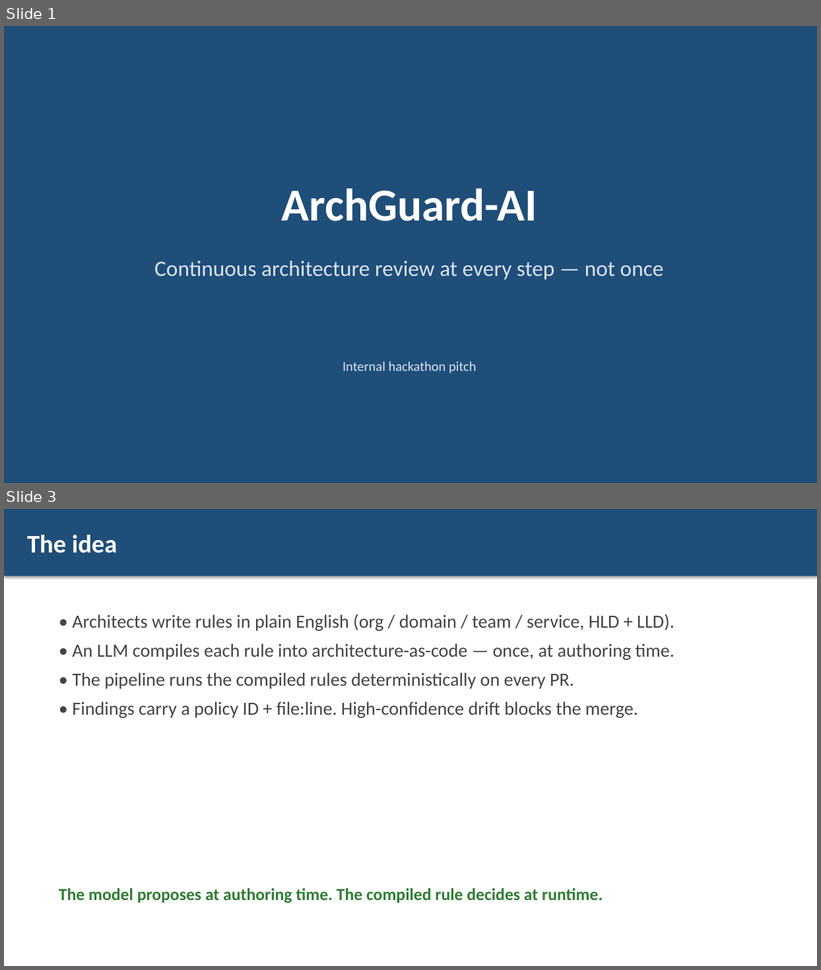
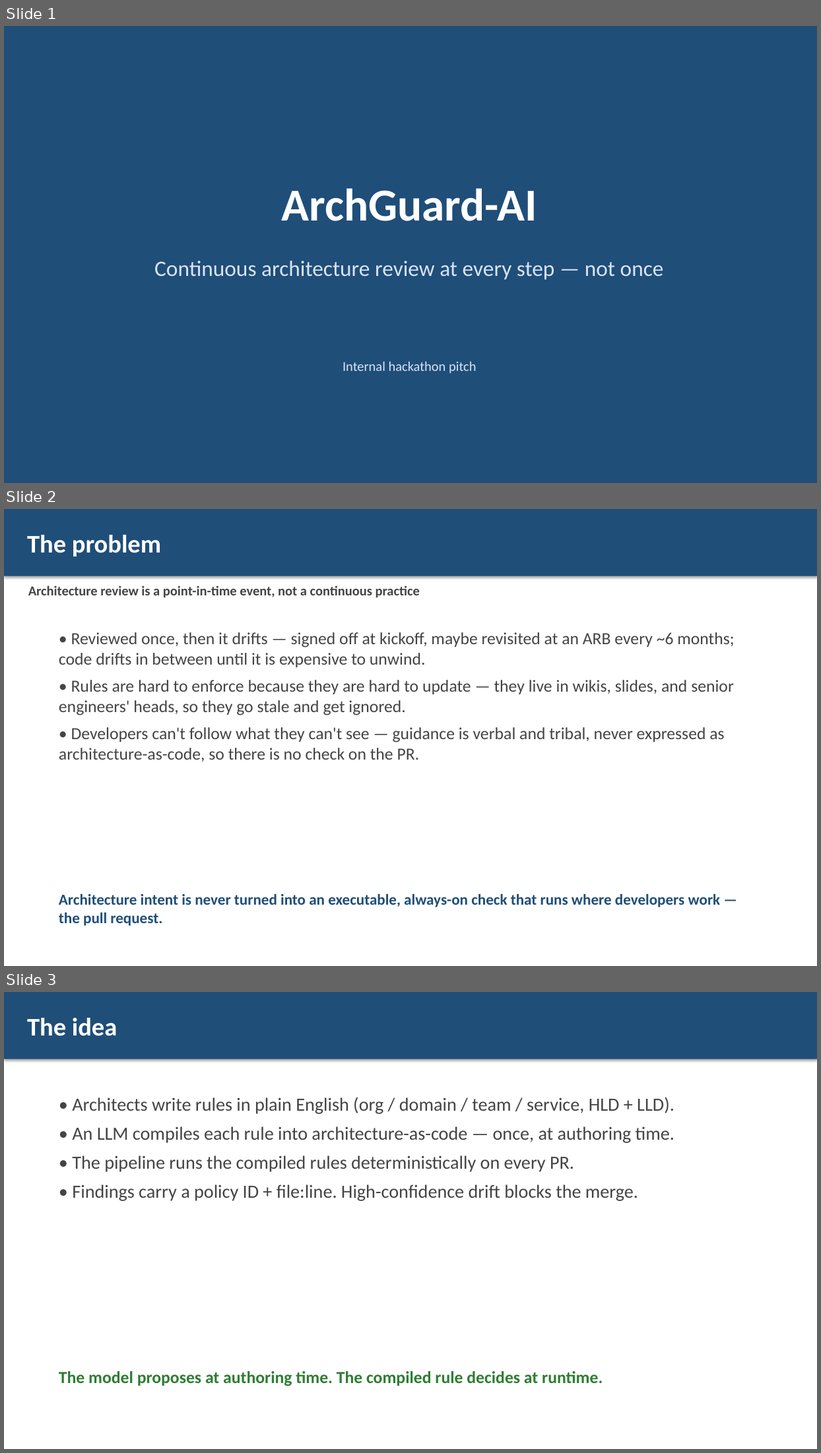
Before and after one commit to Anilinfo2015/ArchGuard-Agent, a slide deck: pitch/ArchGuard-Pitch.pptx. Shown one above the other, each under a label of ours: slides 1 and 3 before the commit, slides 1, 2 and 3 after it; the slides between them are not shown. The pictures are 821x970 and 821x1453 pixels, drawn with LibreOffice and Linux fonts; fonts in the diff are those of the drawing. Boxes give left, top, right and bottom in pixels: in the first picture for what was removed or moved away, otherwise in the second. Text is boxed around its words. In the diff, an @@ line names an element or a change of style, - is before the commit and + after.

Commit message:
Strengthen problem statement across README and pitch deck

```diff
--- a/pitch/ArchGuard-Pitch.pptx
+++ b/pitch/ArchGuard-Pitch.pptx
@@ slide 2 added at box(4, 509, 817, 966), background #FFFFFF @@
@@ rectangle added at box(4, 509, 817, 576), fill #1F4E79, 30 pt, text #FFFFFF, bold @@
+The problem
@@ text added at box(28, 586, 420, 598), 16 pt, text #444444, bold @@
+Architecture review is a point-in-time event, not a continuous practice
@@ text added at box(59, 632, 734, 762), 20 pt, text #444444 @@
+• Reviewed once, then it drifts — signed off at kickoff, maybe revisited at an ARB every ~6 months; code drifts in between until it is expensive to unwind.
+• Rules are hard to enforce because they are hard to update — they live in wikis, slides, and senior engineers' heads, so they go stale and get ignored.
+• Developers can't follow what they can't see — guidance is verbal and tribal, never expressed as architecture-as-code, so there is no check on the PR.
@@ text added at box(59, 894, 721, 926), 18 pt, text #1F4E79, bold @@
+Architecture intent is never turned into an executable, always-on check that runs where developers work — the pull request.
```
Also in this commit, not shown: 1 slide removed, 3 other files.
